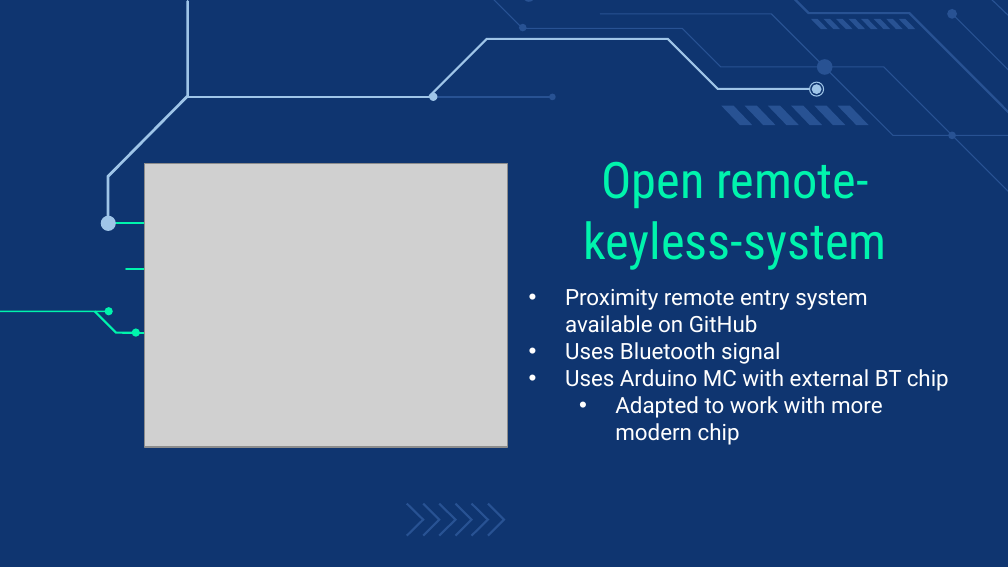
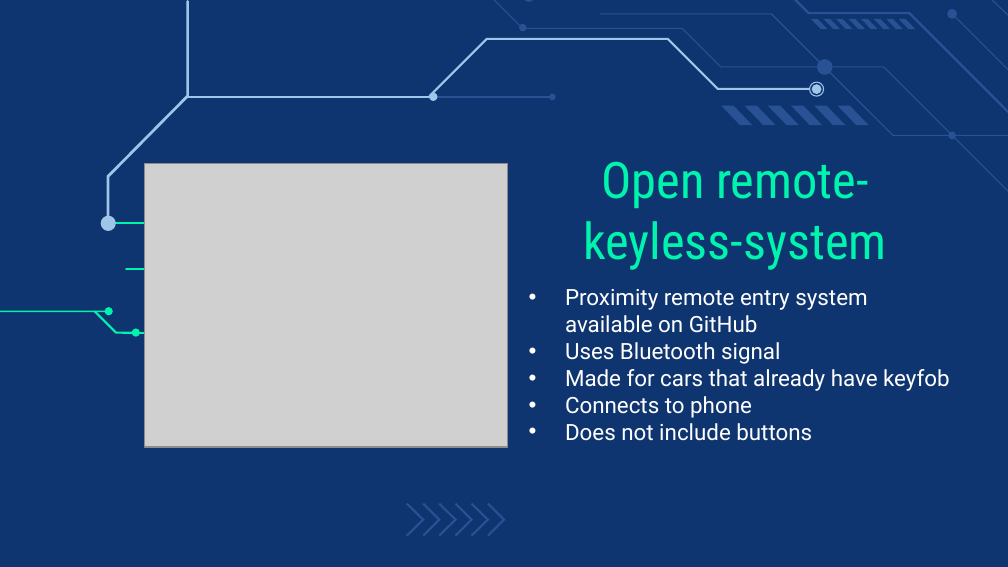
Before and after one commit to Hanover-CS/HC23-Isaac-Bevis-Senior-Project, a slide deck: slide 6 of Presentation/CS461 Proposal.pptx. Drawn at 1008x567 pixels with LibreOffice and Linux fonts; fonts in the diff are those of the drawing; grey boxes stand for pictures. Boxes give left, top, right and bottom in pixels: in the first picture for what was removed or moved away, otherwise in the second. Text is boxed around its words. In the diff, an @@ line names an element or a change of style, - is before the commit and + after.

```diff
--- a/Presentation/CS461 Proposal.pptx
+++ b/Presentation/CS461 Proposal.pptx
@@ subtitle at <box>565,369,949,441</box>: text changed @@
-• Uses Arduino MC with external BT chip
-  • Adapted to work with more modern chip
+• Made for cars that already have keyfob
+• Connects to phone
+• Does not include buttons
```
Also in this commit, not shown: 3 other slides changed.
